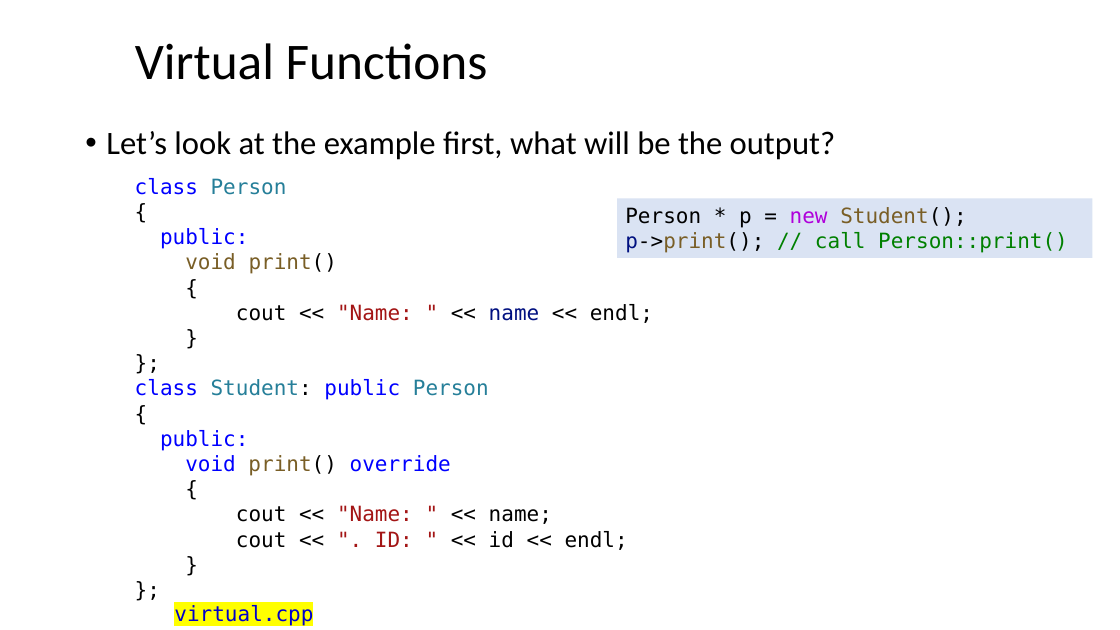
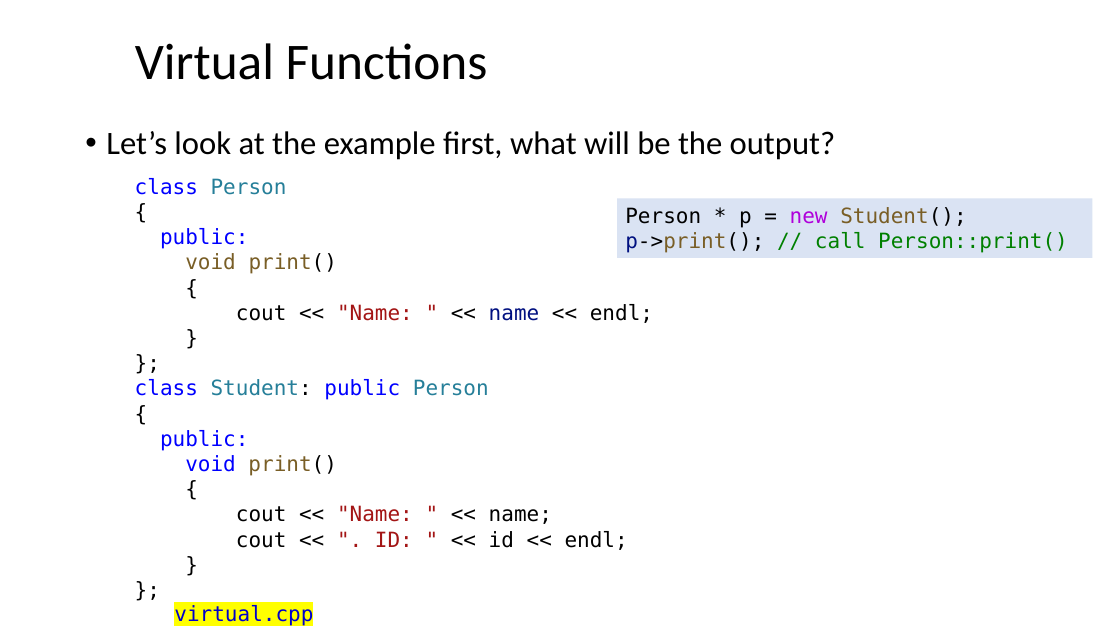
Before and after one commit to dayekuaipao/CPPLearning, a slide deck: slide 15 of week12/Lecture12.pptx. Drawn at 1120x630 pixels with LibreOffice and Linux fonts; fonts in the diff are those of the drawing; background and template pictures are left out. Boxes give left, top, right and bottom in pixels: in the first picture for what was removed or moved away, otherwise in the second. Text is boxed around its words. In the diff, an @@ line names an element or a change of style, - is before the commit and + after.

```diff
--- a/week12/Lecture12.pptx
+++ b/week12/Lecture12.pptx
@@ text at (x1=185, y1=455, x2=337, y2=476): text changed; text colour #0000FF to #795E26 @@
-void print() override
+void print()
```
Also in this commit, not shown: 1 other slide changed, 1 slide added, 2 other files.
